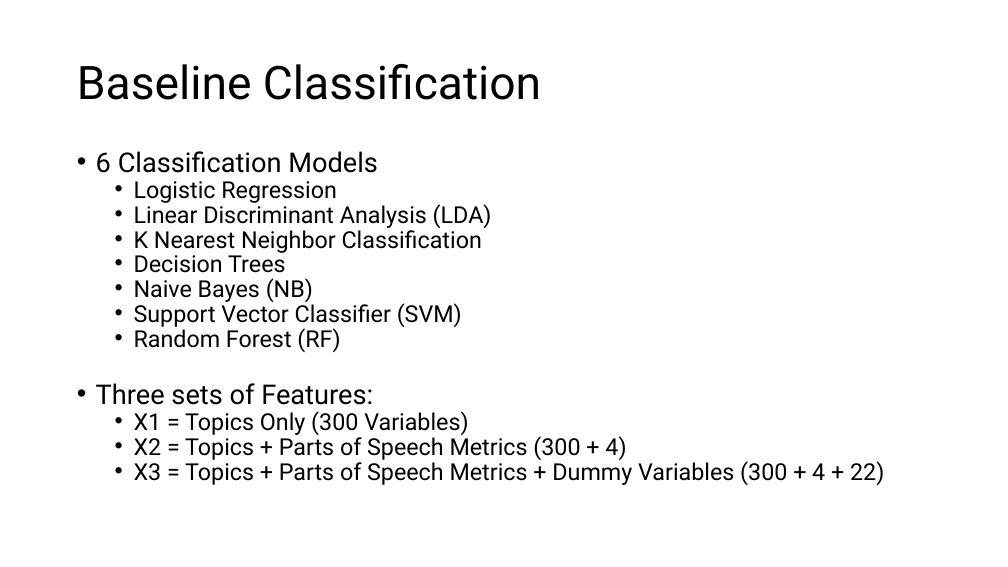
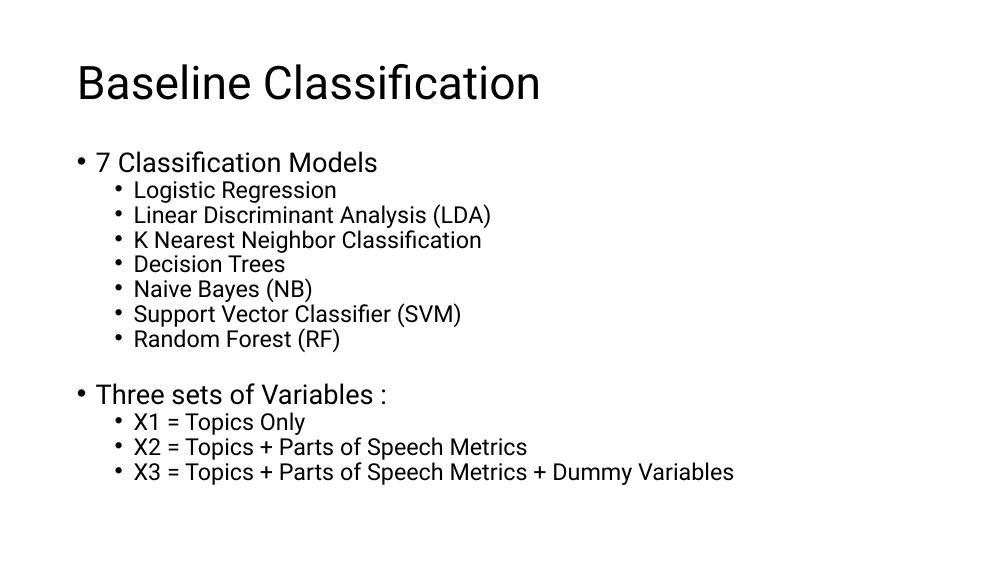
Before and after one commit to chrisgian/Capstone2-NLP-Hotel-Reviews, a slide deck: slide 12 of NLP 2 - Hotel Reviews Deliverable.pptx (slide 11 before the commit). Drawn at 1008x567 pixels with LibreOffice and Linux fonts; fonts in the diff are those of the drawing. Boxes give left, top, right and bottom in pixels: in the first picture for what was removed or moved away, otherwise in the second. Text is boxed around its words. In the diff, an @@ line names an element or a change of style, - is before the commit and + after.

```diff
--- a/NLP 2 - Hotel Reviews Deliverable.pptx
+++ b/NLP 2 - Hotel Reviews Deliverable.pptx
@@ text at [96, 151, 378, 173]: text changed @@
-• 6 Classification Models
+• 7 Classification Models
@@ text at [96, 383, 734, 485]: text changed @@
-• Three sets of Features:
-  • X1 = Topics Only (300 Variables)
-  • X2 = Topics + Parts of Speech Metrics (300 + 4)
-  • X3 = Topics + Parts of Speech Metrics + Dummy Variables (300 + 4 + 22)
+• Three sets of Variables :
+  • X1 = Topics Only
+  • X2 = Topics + Parts of Speech Metrics
+  • X3 = Topics + Parts of Speech Metrics + Dummy Variables
```
Also in this commit, not shown: 7 other slides changed, 8 slides added, 6 slides removed, 1 other file.
